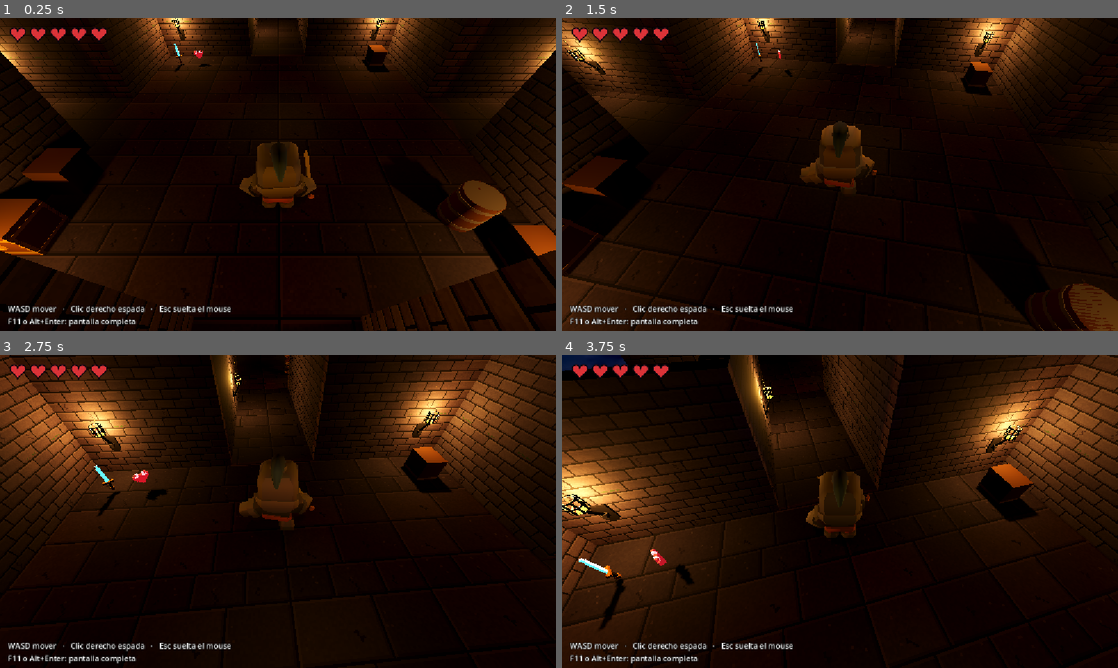
Above: before the commit, frames 1-4 (two rows, left to right).
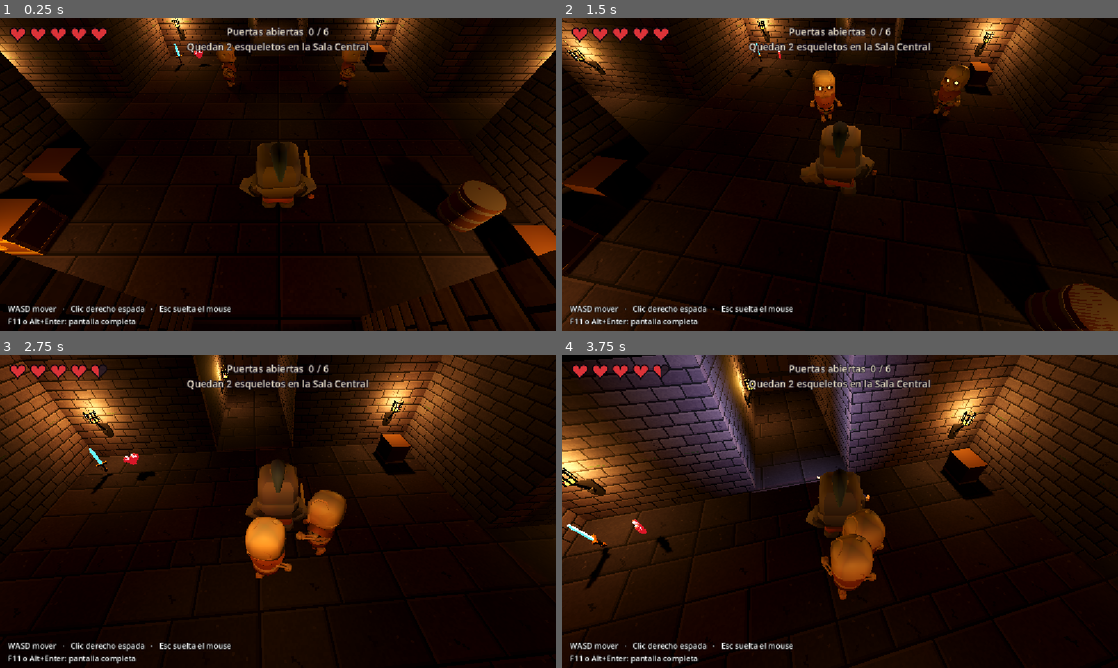
Above: after the commit, the same moments.

Repository: Tairacx/Pixel-dungeon-lite
Game: Godot game, scene res://Level_1.tscn
The game is run twice, just before and just after one commit, with the same random seed, the same clock (stepped at 60 frames per second) and the same inputs. Sound files missing from this copy of the repository are replaced by a short silence.
Inputs (mouse positions are in pixels of both pictures, inside the frame that each line leads up to):
- Up to frame 1 (0.25 s): no input
- Up to frame 2 (1.5 s): tap Enter at 0.5 s; move the mouse to (867, 174) at 0.52 s; hold W (move_up) from 0.53 s (still down); tap E (abrir) at 0.6 s; click (867, 174) at 0.8 s; move the mouse to (812, 174) at 1.27 s; click (812, 174) at 1.35 s
- Up to frame 3 (2.75 s): keep holding W (move_up); tap R at 1.55, 2.1 s; move the mouse to (289, 505) at 2.02 s; tap E (abrir) at 2.3 s
- Up to frame 4 (3.75 s): keep holding W (move_up); move the mouse to (834, 517) at 2.77 s; tap E (abrir) at 2.85 s; click (834, 517) at 3.05 s; move the mouse to (878, 514) at 3.52 s; hold Middle mouse button (apuntar) from 3.53 s (still down)

The runs differ from the first frame. In frame 1, 1.3% of the frame differs, in the area x 33-67%, y 2-22%; in frame 2, 1.8%; in frame 3, 26%; in frame 4, 38%, in the area x 0-100%, y 0-100%.

Commit message:
agrega armas, esqueletos pequeños, puertas por sala, victoria y ataques a diferencia del jefe

Diff:
--- a/Level_1.tscn
+++ b/Level_1.tscn
@@ -22,6 +22,8 @@
 [ext_resource type="PackedScene" path="res://recolectable_corazon.tscn" id="18_corazon"]
 [ext_resource type="PackedScene" path="res://recolectable_arma.tscn" id="19_arma"]
 [ext_resource type="PackedScene" path="res://cofre.tscn" id="20_cofre"]
+[ext_resource type="Script" path="res://puerta.gd" id="21_puerta"]
+[ext_resource type="Script" path="res://sistema_puertas.gd" id="22_sispuertas"]
 
 [sub_resource type="PanoramaSkyMaterial" id="PanoramaSkyMaterial_ie7uf"]
 panorama = ExtResource("1_6eo5x")
@@ -1191,3 +1193,75 @@
 [node name="Hud" type="CanvasLayer" parent="." unique_id=279423724 node_paths=PackedStringArray("salud")]
 script = ExtResource("13_hud")
 salud = NodePath("../Personaje/Salud")
+
+[node name="Puertas" type="Node3D" parent="Mazmorra"]
+
+[node name="PuertaNorte" type="StaticBody3D" parent="Mazmorra/Puertas"]
+transform = Transform3D(1, 0, 0, 0, 1, 0, 0, 0, 1, 0, 0, -13.75)
+script = ExtResource("21_puerta")
+sala_requerida = NodePath("../../SalaCentral")
+nombre_requisito = "la Sala Central"
+orden = 1
+nombre_sala = "la Sala Norte"
+
+[node name="PuertaSur" type="StaticBody3D" parent="Mazmorra/Puertas"]
+transform = Transform3D(1, 0, 0, 0, 1, 0, 0, 0, 1, 0, 0, 13.75)
+script = ExtResource("21_puerta")
+sala_requerida = NodePath("../../SalaNorte")
+nombre_requisito = "la Sala Norte"
+orden = 2
+nombre_sala = "la Sala Sur"
+
+[node name="PuertaOeste" type="StaticBody3D" parent="Mazmorra/Puertas"]
+transform = Transform3D(0, 0, 1, 0, 1, 0, -1, 0, 0, -13.75, 0, 0)
+script = ExtResource("21_puerta")
+sala_requerida = NodePath("../../SalaSur")
+nombre_requisito = "la Sala Sur"
+orden = 3
+nombre_sala = "la Sala Oeste"
+
+[node name="PuertaEste" type="StaticBody3D" parent="Mazmorra/Puertas"]
+transform = Transform3D(0, 0, 1, 0, 1, 0, -1, 0, 0, 13.75, 0, 0)
+script = ExtResource("21_puerta")
+sala_requerida = NodePath("../../SalaOeste")
+nombre_requisito = "la Sala Oeste"
+orden = 4
+nombre_sala = "la Sala Este"
+
+[node name="PuertaExtrema" type="StaticBody3D" parent="Mazmorra/Puertas"]
+transform = Transform3D(0, 0, 1, 0, 1, 0, -1, 0, 0, 33.75, 0, 0)
+script = ExtResource("21_puerta")
+sala_requerida = NodePath("../../SalaEste")
+nombre_requisito = "la Sala Este"
+orden = 5
+nombre_sala = "la Sala Extrema"
+
+[node name="PuertaJefe" type="StaticBody3D" parent="Mazmorra/Puertas"]
+transform = Transform3D(0, 0, 1, 0, 1, 0, -1, 0, 0, 53.76, 0, 0)
+script = ExtResource("21_puerta")
+sala_requerida = NodePath("../../SalaExtremaEste")
+nombre_requisito = "la Sala Extrema"
+orden = 6
+nombre_sala = "la Sala del Jefe"
+es_jefe = true
+
+[node name="EsqueletoCentral1" parent="Mazmorra/SalaCentral" instance=ExtResource("15_esq")]
+transform = Transform3D(1, 0, 0, 0, 1, 0, 0, 0, 1, -2.5, 0.05, -2.5)
+
+[node name="EsqueletoCentral2" parent="Mazmorra/SalaCentral" instance=ExtResource("15_esq")]
+transform = Transform3D(1, 0, 0, 0, 1, 0, 0, 0, 1, 2.5, 0.05, -2.5)
+
+[node name="SistemaPuertas" type="Node" parent="."]
+script = ExtResource("22_sispuertas")
+
+[node name="BarrilJefe1" parent="Mazmorra/SalaJefe" instance=ExtResource("17_barril")]
+transform = Transform3D(1, 0, 0, 0, 1, 0, 0, 0, 1, -7, 0, -7)
+
+[node name="BarrilJefe2" parent="Mazmorra/SalaJefe" instance=ExtResource("17_barril")]
+transform = Transform3D(1, 0, 0, 0, 1, 0, 0, 0, 1, 7, 0, -7)
+
+[node name="BarrilJefe3" parent="Mazmorra/SalaJefe" instance=ExtResource("17_barril")]
+transform = Transform3D(1, 0, 0, 0, 1, 0, 0, 0, 1, -7, 0, 7)
+
+[node name="BarrilJefe4" parent="Mazmorra/SalaJefe" instance=ExtResource("17_barril")]
+transform = Transform3D(1, 0, 0, 0, 1, 0, 0, 0, 1, 7, 0, 7)
--- a/hud.gd
+++ b/hud.gd
@@ -23,9 +23,15 @@
 var _jefe_muerto := false
 var _jefe_golpeado := false
 
+# --- Pantalla de victoria (al matar al Rey Esqueleto) ---
+var _victoria: Control
+var _texto_tiempo: Label
+var _inicio_ms := Time.get_ticks_msec()
+
 
 func _ready() -> void:
 	layer = 10
+	process_mode = Node.PROCESS_MODE_ALWAYS   # el HUD sigue activo cuando el juego se pausa al ganar
 	add_to_group("hud")   # los recolectables avisan aquí lo que se recogió
 	_construir()
 	call_deferred("_buscar_jefe")
@@ -125,6 +131,8 @@
 	boton.pressed.connect(_reiniciar)
 	caja.add_child(boton)
 
+	_construir_victoria()
+
 
 func _texto_legible(etiqueta: Label, tamano: int) -> void:
 	etiqueta.add_theme_font_size_override("font_size", tamano)
@@ -167,12 +175,13 @@
 
 
 func _unhandled_input(evento: InputEvent) -> void:
-	if _fin.visible and evento is InputEventKey and evento.pressed and not evento.echo \
-			and evento.keycode == KEY_R:
+	if (_fin.visible or _victoria.visible) and evento is InputEventKey and evento.pressed \
+			and not evento.echo and evento.keycode == KEY_R:
 		_reiniciar()
 
 
 func _reiniciar() -> void:
+	get_tree().paused = false
 	get_tree().reload_current_scene()
 
 
@@ -262,6 +271,8 @@
 	t.tween_interval(2.0)
 	t.tween_property(_caja_jefe, "modulate:a", 0.0, 1.0)
 	t.tween_callback(func(): _caja_jefe.visible = false)
+	# Cuando termina la animación de muerte del jefe, se acaba el juego.
+	get_tree().create_timer(2.5).timeout.connect(_mostrar_victoria)
 
 
 # La barra aparece cuando el héroe se acerca al jefe (o en cuanto le pega).
@@ -271,3 +282,71 @@
 	var heroe: Node3D = salud.get_parent()
 	var cerca: bool = _jefe.global_position.distance_to(heroe.global_position) < DISTANCIA_VER_JEFE
 	_caja_jefe.visible = cerca or _jefe_golpeado
+
+
+# ---------------------------------------------------------------------------
+# PANTALLA DE VICTORIA
+# ---------------------------------------------------------------------------
+func _construir_victoria() -> void:
+	_victoria = Control.new()
+	_victoria.set_anchors_preset(Control.PRESET_FULL_RECT)
+	_victoria.visible = false
+	add_child(_victoria)
+
+	var oscuro := ColorRect.new()
+	oscuro.set_anchors_preset(Control.PRESET_FULL_RECT)
+	oscuro.color = Color(0.04, 0.02, 0.08, 0.78)
+	oscuro.mouse_filter = Control.MOUSE_FILTER_STOP   # que el clic no llegue a la cámara
+	_victoria.add_child(oscuro)
+
+	var centro := CenterContainer.new()
+	centro.set_anchors_preset(Control.PRESET_FULL_RECT)
+	centro.mouse_filter = Control.MOUSE_FILTER_IGNORE
+	_victoria.add_child(centro)
+
+	var caja := VBoxContainer.new()
+	caja.add_theme_constant_override("separation", 18)
+	centro.add_child(caja)
+
+	var titulo := Label.new()
+	titulo.text = "¡VICTORIA!"
+	titulo.horizontal_alignment = HORIZONTAL_ALIGNMENT_CENTER
+	_texto_legible(titulo, 72)
+	titulo.add_theme_color_override("font_color", Color("#F2A33A"))
+	caja.add_child(titulo)
+
+	var sub := Label.new()
+	sub.text = "Derrotaste al Rey Esqueleto y escapaste de la mazmorra"
+	sub.horizontal_alignment = HORIZONTAL_ALIGNMENT_CENTER
+	_texto_legible(sub, 24)
+	caja.add_child(sub)
+
+	_texto_tiempo = Label.new()
+	_texto_tiempo.horizontal_alignment = HORIZONTAL_ALIGNMENT_CENTER
+	_texto_legible(_texto_tiempo, 20)
+	_texto_tiempo.add_theme_color_override("font_color", Color("#E8DCC0"))
+	caja.add_child(_texto_tiempo)
+
+	var jugar := Button.new()
+	jugar.text = "Jugar de nuevo  (R)"
+	jugar.custom_minimum_size = Vector2(260, 52)
+	jugar.size_flags_horizontal = Control.SIZE_SHRINK_CENTER
+	jugar.pressed.connect(_reiniciar)
+	caja.add_child(jugar)
+
+	var salir := Button.new()
+	salir.text = "Salir del juego"
+	salir.custom_minimum_size = Vector2(260, 52)
+	salir.size_flags_horizontal = Control.SIZE_SHRINK_CENTER
+	salir.pressed.connect(func(): get_tree().quit())
+	caja.add_child(salir)
+
+
+func _mostrar_victoria() -> void:
+	if _fin.visible:
+		return                       # el héroe murió justo antes: gana la pantalla de derrota
+	var seg := int((Time.get_ticks_msec() - _inicio_ms) / 1000.0)
+	_texto_tiempo.text = "Tiempo: %d:%02d" % [floori(seg / 60.0), seg % 60]
+	Input.mouse_mode = Input.MOUSE_MODE_VISIBLE
+	_victoria.visible = true
+	get_tree().paused = true         # el juego se detiene: ya no hay enemigos ni daño
--- /dev/null
+++ b/hueso_proyectil.gd
@@ -0,0 +1,69 @@
+extends Area3D
+# Hueso que lanza el Rey Esqueleto. Vuela recto (no persigue): se esquiva moviéndose.
+# Desaparece al pegarle al héroe, al chocar con una pared, pilar, barril o puerta, o por tiempo.
+# Si el héroe es invulnerable en ese momento, lo atraviesa (para que un abanico no se gaste en un solo golpe).
+
+@export var rapidez := 7.5
+@export var danio := 1.0
+@export var vida_util := 4.0     # segundos antes de desaparecer solo
+
+var direccion := Vector3.FORWARD
+var _giro: Node3D
+var _orientado := false
+
+
+func _ready() -> void:
+	collision_layer = 0
+	collision_mask = 9           # 1 = mundo (paredes, pilares, barriles, puertas) + 8 = héroe
+
+	var forma := CollisionShape3D.new()
+	var esfera := SphereShape3D.new()
+	esfera.radius = 0.28
+	forma.shape = esfera
+	add_child(forma)
+
+	_giro = Node3D.new()
+	add_child(_giro)
+	var hueso := Color("#E8DCC0")
+	_caja(Vector3(0.1, 0.1, 0.5), Vector3.ZERO, hueso)                    # el hueso
+	for z in [-0.25, 0.25]:                                               # las dos puntas
+		_caja(Vector3(0.2, 0.12, 0.12), Vector3(0, 0, z), hueso)
+	_caja(Vector3(0.16, 0.16, 0.16), Vector3.ZERO, Color("#D63A3A"), true)  # centro rojo brillante
+
+	body_entered.connect(_on_cuerpo)
+
+
+func _physics_process(delta: float) -> void:
+	if not _orientado:
+		look_at(global_position + direccion, Vector3.UP)
+		_orientado = true
+	global_position += direccion * rapidez * delta
+	_giro.rotate_z(delta * 12.0)
+	vida_util -= delta
+	if vida_util <= 0.0:
+		queue_free()
+
+
+func _on_cuerpo(cuerpo: Node3D) -> void:
+	if cuerpo is CharacterBody3D:
+		var salud = cuerpo.get_node_or_null("Salud")
+		if salud != null and salud.recibir_danio(danio, global_position):
+			queue_free()                     # le dio al héroe
+	elif cuerpo is StaticBody3D:
+		queue_free()                         # chocó con el mundo
+
+
+func _caja(tam: Vector3, pos: Vector3, color: Color, brilla := false) -> void:
+	var m := MeshInstance3D.new()
+	var caja := BoxMesh.new()
+	caja.size = tam
+	m.mesh = caja
+	m.position = pos
+	var mat := StandardMaterial3D.new()
+	mat.albedo_color = color
+	if brilla:
+		mat.emission_enabled = true
+		mat.emission = color
+		mat.emission_energy_multiplier = 2.5
+	m.material_override = mat
+	_giro.add_child(m)
--- a/jefe.gd
+++ b/jefe.gd
@@ -8,10 +8,118 @@
 @export var vida_maxima := 5
 var vida := 5
 
+const Hueso = preload("res://hueso_proyectil.gd")
+
+# --- Ataques a distancia: el Rey lanza huesos y se vuelve más agresivo al perder vida ---
+@export_group("Ataques a distancia")
+@export var disparos_activos := true
+@export var alcance_disparo := 14.0                       # m: desde qué distancia lanza huesos
+@export var tiempos_entre_disparos: Array[float] = [3.2, 2.4, 1.7]   # s entre ataques: fase 1, 2 y 3
+@export var aviso_disparo := 0.7                          # s que se queda quieto brillando antes de lanzar
+@export var danio_hueso := 1.0                            # corazones que quita cada hueso
+@export var velocidad_hueso := 7.5                        # m/s
+
+var _espera := 3.0          # el primer ataque llega 3 s después de verte
+var _cargando := 0.0
+var _rondas := 0
+var _fase_anterior := 0
+var _energia_luz := -1.0
+
 
 func _ready() -> void:
 	vida = vida_maxima
 	add_to_group("jefe")   # el HUD busca a este grupo para dibujar su barra de vida
+
+
+func _physics_process(delta: float) -> void:
+	super(delta)                    # patrulla y persecución de siempre
+	_ataque_a_distancia(delta)
+
+
+# Fase 0: vida > 66 %  -> 1 hueso directo
+# Fase 1: vida 33-66 % -> abanico de 3 huesos
+# Fase 2: vida < 33 %  -> abanico de 5 y, en rondas alternas, un anillo de 10 huesos
+func _fase() -> int:
+	var f := float(vida) / float(maxi(vida_maxima, 1))
+	if f > 0.66:
+		return 0
+	elif f > 0.33:
+		return 1
+	return 2
+
+
+func _ataque_a_distancia(delta: float) -> void:
+	if not disparos_activos or vida <= 0 or objetivo == null:
+		return
+	if _cargando > 0.0:                # está avisando: quieto y brillando
+		_cargando -= delta
+		if _cargando <= 0.0:
+			_lanzar()
+		return
+	if global_position.distance_to(objetivo.global_position) > alcance_disparo:
+		return
+	_espera -= delta
+	if _espera <= 0.0:
+		_empezar_aviso()
+
+
+func _empezar_aviso() -> void:
+	_cargando = aviso_disparo
+	aturdir(aviso_disparo + 0.05)      # se detiene mientras carga
+	if anim.has_animation("idle"):
+		anim.play("idle")
+	_mirar_al_heroe()
+	var luz := get_parent().get_node_or_null("LuzReyEsqueleto") as OmniLight3D
+	if luz != null:                    # la luz roja del Rey brilla: es la señal para esquivar
+		if _energia_luz < 0.0:
+			_energia_luz = luz.light_energy
+		var t := create_tween()
+		t.tween_property(luz, "light_energy", _energia_luz * 3.5, aviso_disparo)
+		t.tween_property(luz, "light_energy", _energia_luz, 0.25)
+
+
+func _mirar_al_heroe() -> void:
+	var dir := objetivo.global_position - global_position
+	dir.y = 0.0
+	if dir.length() > 0.05:
+		basis = Basis.looking_at(dir.normalized())
+
+
+func _lanzar() -> void:
+	var fase := _fase()
+	_espera = tiempos_entre_disparos[mini(fase, tiempos_entre_disparos.size() - 1)]
+	_rondas += 1
+	if fase != _fase_anterior:
+		_fase_anterior = fase
+		_avisar("¡El Rey Esqueleto se enfurece!" if fase == 2 else "¡El Rey Esqueleto lanza más huesos!")
+	_mirar_al_heroe()
+
+	var dir := objetivo.global_position - global_position
+	dir.y = 0.0
+	var base := dir.normalized()
+	var angulos: Array[float] = [0.0]
+	if fase == 1:
+		angulos = [-18.0, 0.0, 18.0]
+	elif fase == 2:
+		if _rondas % 2 == 0:
+			angulos = [-32.0, -16.0, 0.0, 16.0, 32.0]
+		else:
+			angulos = []
+			for i in range(10):
+				angulos.append(36.0 * i)       # anillo: sale en todas direcciones
+	for a in angulos:
+		var hueso := Hueso.new()
+		hueso.direccion = base.rotated(Vector3.UP, deg_to_rad(a))
+		hueso.rapidez = velocidad_hueso
+		hueso.danio = danio_hueso
+		get_tree().current_scene.add_child(hueso)
+		hueso.global_position = global_position + Vector3(0, 1.0, 0) + hueso.direccion * 0.8
+
+
+func _avisar(texto: String) -> void:
+	var hud := get_tree().get_first_node_in_group("hud")
+	if hud != null and hud.has_method("mostrar_aviso"):
+		hud.mostrar_aviso(texto)
 
 
 # La llama apuntar.gd (la espada del héroe) cuando su rayo le da al jefe.
--- /dev/null
+++ b/puerta.gd
@@ -0,0 +1,134 @@
+extends StaticBody3D
+# Puerta de la mazmorra: bloquea un pasillo hasta que SistemaPuertas la abre.
+# Se arma sola por código (tablones, bandas de hierro y colisión). Al abrirse se hunde en el suelo.
+# Puerta del jefe (es_jefe = true): más grande, con bandas doradas y una joya roja.
+
+signal abierta
+signal bloqueada                    # el héroe se acercó y la puerta sigue cerrada
+signal evento(posicion: Vector3)    # SistemaEventos (grupo "disparadores") hace un destello de luz
+
+@export var orden := 1                          # 1 = la primera que se abre (solo ordena el contador)
+@export var nombre_sala := "la siguiente sala"  # sale en el aviso: "Se abrió la puerta de ..."
+@export var sala_requerida: NodePath            # la sala cuyos esqueletos hay que derrotar TODOS para abrirla
+@export var nombre_requisito := "esta sala"     # sale en el aviso: "derrota a los esqueletos de ..."
+@export var es_jefe := false
+@export var ancho := 3.1                        # el hueco de los pasillos mide 3 m
+@export var alto := 3.4                         # igual de alta que las paredes
+@export var grosor := 0.4
+@export var segundos_abrir := 1.4
+
+var cerrada := true
+var _hoja: Node3D
+var _colision: CollisionShape3D
+
+const MADERA := Color("#4A3426")
+const MADERA_CLARA := Color("#5C4130")
+const HIERRO := Color("#2B2733")
+const ORO := Color("#F2A33A")
+const ROJO := Color("#D63A3A")
+
+
+func _ready() -> void:
+	add_to_group("puertas")
+	add_to_group("disparadores")
+	_construir()
+
+
+func _construir() -> void:
+	# Colisión: bloquea al héroe, a los enemigos y al rayo de la espada.
+	_colision = CollisionShape3D.new()
+	var forma := BoxShape3D.new()
+	forma.size = Vector3(ancho, alto, grosor)
+	_colision.shape = forma
+	_colision.position = Vector3(0, alto / 2.0, 0)
+	add_child(_colision)
+
+	_hoja = Node3D.new()
+	_hoja.name = "Hoja"
+	add_child(_hoja)
+
+	var madera := MADERA if not es_jefe else Color("#2E1F2B")
+	var madera_b := MADERA_CLARA if not es_jefe else Color("#3F2A3A")
+	var metal := HIERRO if not es_jefe else ORO
+
+	# Tablones verticales (alternan de color para que se vea la veta).
+	var n := 6
+	var w := ancho / n
+	for i in range(n):
+		var x := -ancho / 2.0 + w * (i + 0.5)
+		_caja(Vector3(w - 0.03, alto, grosor), Vector3(x, alto / 2.0, 0), madera if i % 2 == 0 else madera_b)
+
+	# Bandas horizontales y remaches.
+	for y in [alto * 0.22, alto * 0.78]:
+		_caja(Vector3(ancho, 0.2, grosor + 0.08), Vector3(0, y, 0), metal)
+		for x in [-ancho / 2.0 + 0.2, ancho / 2.0 - 0.2, 0.0]:
+			_caja(Vector3(0.12, 0.12, grosor + 0.14), Vector3(x, y, 0), HIERRO if not es_jefe else madera)
+
+	# Barra central y aldaba (un aro de hierro hecho con cajas).
+	_caja(Vector3(0.1, alto, grosor + 0.04), Vector3(0, alto / 2.0, 0), HIERRO if not es_jefe else ORO)
+	for x in [-0.28, 0.28]:
+		_caja(Vector3(0.1, 0.3, grosor + 0.1), Vector3(x, alto * 0.5, 0), HIERRO)
+	_caja(Vector3(0.66, 0.1, grosor + 0.1), Vector3(0, alto * 0.5 - 0.15, 0), HIERRO)
+
+	if es_jefe:
+		# Joya roja brillante en el centro, y una corona de picos arriba.
+		_caja(Vector3(0.36, 0.36, grosor + 0.2), Vector3(0, alto * 0.62, 0), ROJO, ROJO)
+		for i in range(5):
+			var px := -ancho / 2.0 + ancho * (i + 0.5) / 5.0
+			var h := 0.5 if i % 2 == 0 else 0.32
+			_caja(Vector3(0.28, h, grosor + 0.06), Vector3(px, alto - 0.35 + h / 2.0, 0), ORO)
+
+	# Zona de aviso: si el héroe se acerca y sigue cerrada, avisa.
+	var zona := Area3D.new()
+	zona.collision_layer = 0
+	zona.collision_mask = 8
+	var forma_zona := CollisionShape3D.new()
+	var caja_zona := BoxShape3D.new()
+	caja_zona.size = Vector3(ancho + 0.6, alto, 3.5)
+	forma_zona.shape = caja_zona
+	forma_zona.position = Vector3(0, alto / 2.0, 0)
+	zona.add_child(forma_zona)
+	add_child(zona)
+	zona.body_entered.connect(_on_cuerpo_cerca)
+
+
+func _on_cuerpo_cerca(_cuerpo: Node3D) -> void:
+	if cerrada:
+		bloqueada.emit()
+
+
+# La llama SistemaPuertas.
+func abrir() -> void:
+	if not cerrada:
+		return
+	cerrada = false
+	evento.emit(global_position + Vector3(0, 0.5, 0))
+	var t := create_tween()
+	# Un temblor corto y luego se hunde en el suelo.
+	for i in range(4):
+		t.tween_property(_hoja, "position:x", 0.04 if i % 2 == 0 else -0.04, 0.05)
+	t.tween_property(_hoja, "position:x", 0.0, 0.03)
+	t.tween_property(_hoja, "position:y", -(alto + 0.2), segundos_abrir)\
+		.set_trans(Tween.TRANS_CUBIC).set_ease(Tween.EASE_IN_OUT)
+	# Se puede pasar cuando ya está a la mitad.
+	get_tree().create_timer(0.23 + segundos_abrir * 0.45).timeout.connect(
+		func(): _colision.set_deferred("disabled", true))
+	t.tween_callback(func(): _hoja.visible = false)
+	abierta.emit()
+
+
+func _caja(tam: Vector3, pos: Vector3, color: Color, brillo := Color.BLACK) -> void:
+	var m := MeshInstance3D.new()
+	var caja := BoxMesh.new()
+	caja.size = tam
+	m.mesh = caja
+	m.position = pos
+	var mat := StandardMaterial3D.new()
+	mat.albedo_color = color
+	mat.roughness = 0.85
+	if brillo != Color.BLACK:
+		mat.emission_enabled = true
+		mat.emission = brillo
+		mat.emission_energy_multiplier = 1.6
+	m.material_override = mat
+	_hoja.add_child(m)
--- /dev/null
+++ b/sistema_puertas.gd
@@ -0,0 +1,122 @@
+extends Node
+# Sistema de puertas: todas empiezan cerradas.
+# Cada puerta se abre SOLO cuando el héroe derrota a TODOS los esqueletos de la sala que tiene
+# asignada en "sala_requerida". Las salas se encadenan, así que las puertas se abren una tras otra
+# y la última en abrirse es la del jefe.
+
+@export var mensaje_jefe := "¡Se abrió la puerta del Rey Esqueleto!"
+
+var _puertas: Array = []
+var _sala_de := {}        # puerta -> sala que hay que despejar
+var _restantes := {}      # sala -> cuántos esqueletos vivos le quedan
+var _etiqueta: Label
+var _ultimo_aviso := -10.0
+
+
+func _ready() -> void:
+	call_deferred("_iniciar")     # espera a que existan todas las puertas y enemigos
+
+
+func _iniciar() -> void:
+	_puertas = get_tree().get_nodes_in_group("puertas")
+	_puertas.sort_custom(func(a, b): return a.orden < b.orden)
+	var esqueletos := get_tree().get_nodes_in_group("esqueletos")
+
+	for p in _puertas:
+		var sala = p.get_node_or_null(p.sala_requerida)
+		if sala == null:
+			push_warning("SistemaPuertas: " + p.name + " no tiene 'Sala Requerida'; no se abrirá nunca.")
+			continue
+		_sala_de[p] = sala
+		if not _restantes.has(sala):
+			var vivos := 0
+			for e in esqueletos:
+				if sala.is_ancestor_of(e):
+					vivos += 1
+			_restantes[sala] = vivos
+		p.bloqueada.connect(_on_bloqueada.bind(p))
+
+	for e in esqueletos:
+		e.murio.connect(_on_murio.bind(e))
+
+	_crear_contador()
+	_revisar()                    # por si alguna sala empieza sin esqueletos
+	_actualizar_contador()
+	print("SistemaPuertas: ", _puertas.size(), " puertas, ", esqueletos.size(), " esqueletos")
+
+
+func _on_murio(esqueleto: Node) -> void:
+	for sala in _restantes.keys():
+		if sala.is_ancestor_of(esqueleto):
+			_restantes[sala] = maxi(_restantes[sala] - 1, 0)
+	_revisar()
+	_actualizar_contador()
+
+
+# Abre las puertas cuya sala ya no tiene esqueletos vivos.
+func _revisar() -> void:
+	for p in _puertas:
+		if p.cerrada and _sala_de.has(p) and _restantes[_sala_de[p]] <= 0:
+			p.abrir()
+			if p.es_jefe:
+				_avisar(mensaje_jefe)
+			else:
+				_avisar("¡Sala despejada! Se abrió la puerta de " + p.nombre_sala)
+
+
+func _on_bloqueada(p: Node) -> void:
+	var ahora := Time.get_ticks_msec() / 1000.0
+	if ahora - _ultimo_aviso < 3.0 or not _sala_de.has(p):
+		return
+	_ultimo_aviso = ahora
+	var faltan: int = _restantes[_sala_de[p]]
+	_avisar("Puerta sellada: derrota a " + str(faltan) + (" esqueleto" if faltan == 1 else " esqueletos")
+		+ " de " + p.nombre_requisito)
+
+
+func _avisar(texto: String) -> void:
+	var hud := get_tree().get_first_node_in_group("hud")
+	if hud != null and hud.has_method("mostrar_aviso"):
+		hud.mostrar_aviso(texto)
+
+
+# Contador arriba al centro: puertas abiertas y esqueletos que faltan para la siguiente.
+func _crear_contador() -> void:
+	var capa := CanvasLayer.new()
+	capa.layer = 9
+	add_child(capa)
+	_etiqueta = Label.new()
+	_etiqueta.anchor_left = 0.5
+	_etiqueta.anchor_right = 0.5
+	_etiqueta.offset_left = -260
+	_etiqueta.offset_right = 260
+	_etiqueta.offset_top = 14
+	_etiqueta.offset_bottom = 70
+	_etiqueta.horizontal_alignment = HORIZONTAL_ALIGNMENT_CENTER
+	_etiqueta.mouse_filter = Control.MOUSE_FILTER_IGNORE
+	_etiqueta.add_theme_font_size_override("font_size", 20)
+	_etiqueta.add_theme_color_override("font_color", Color("#E8DCC0"))
+	_etiqueta.add_theme_color_override("font_outline_color", Color("#1B1626"))
+	_etiqueta.add_theme_constant_override("outline_size", 6)
+	capa.add_child(_etiqueta)
+
+
+func _actualizar_contador() -> void:
+	if _etiqueta == null:
+		return
+	var abiertas := 0
+	var siguiente = null
+	for p in _puertas:
+		if p.cerrada:
+			if siguiente == null:
+				siguiente = p
+		else:
+			abiertas += 1
+	var texto := "Puertas abiertas  " + str(abiertas) + " / " + str(_puertas.size())
+	if siguiente == null:
+		texto = "¡Todas las puertas abiertas! Ve por el Rey Esqueleto"
+		_etiqueta.add_theme_color_override("font_color", Color("#F2A33A"))
+	elif _sala_de.has(siguiente):
+		var n: int = _restantes[_sala_de[siguiente]]
+		texto += "\nQuedan " + str(n) + (" esqueleto" if n == 1 else " esqueletos") + " en " + siguiente.nombre_requisito
+	_etiqueta.text = texto
Not shown, added: hueso_proyectil.gd.uid
Not shown, added: puerta.gd.uid
Not shown, added: sistema_puertas.gd.uid
